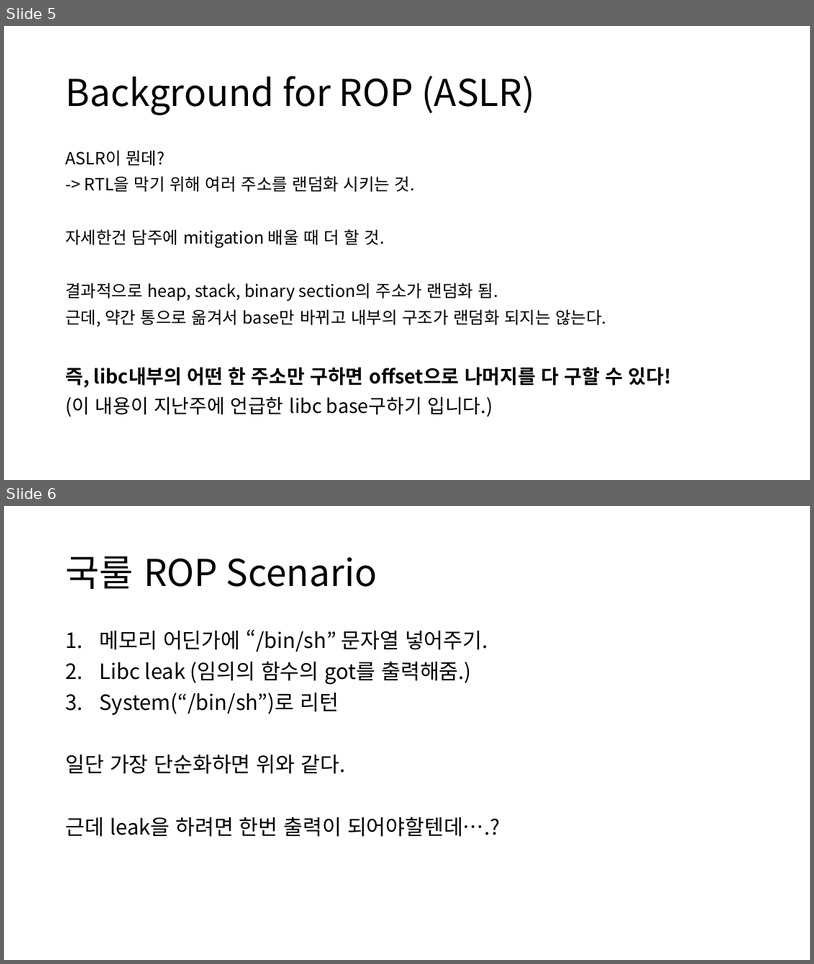
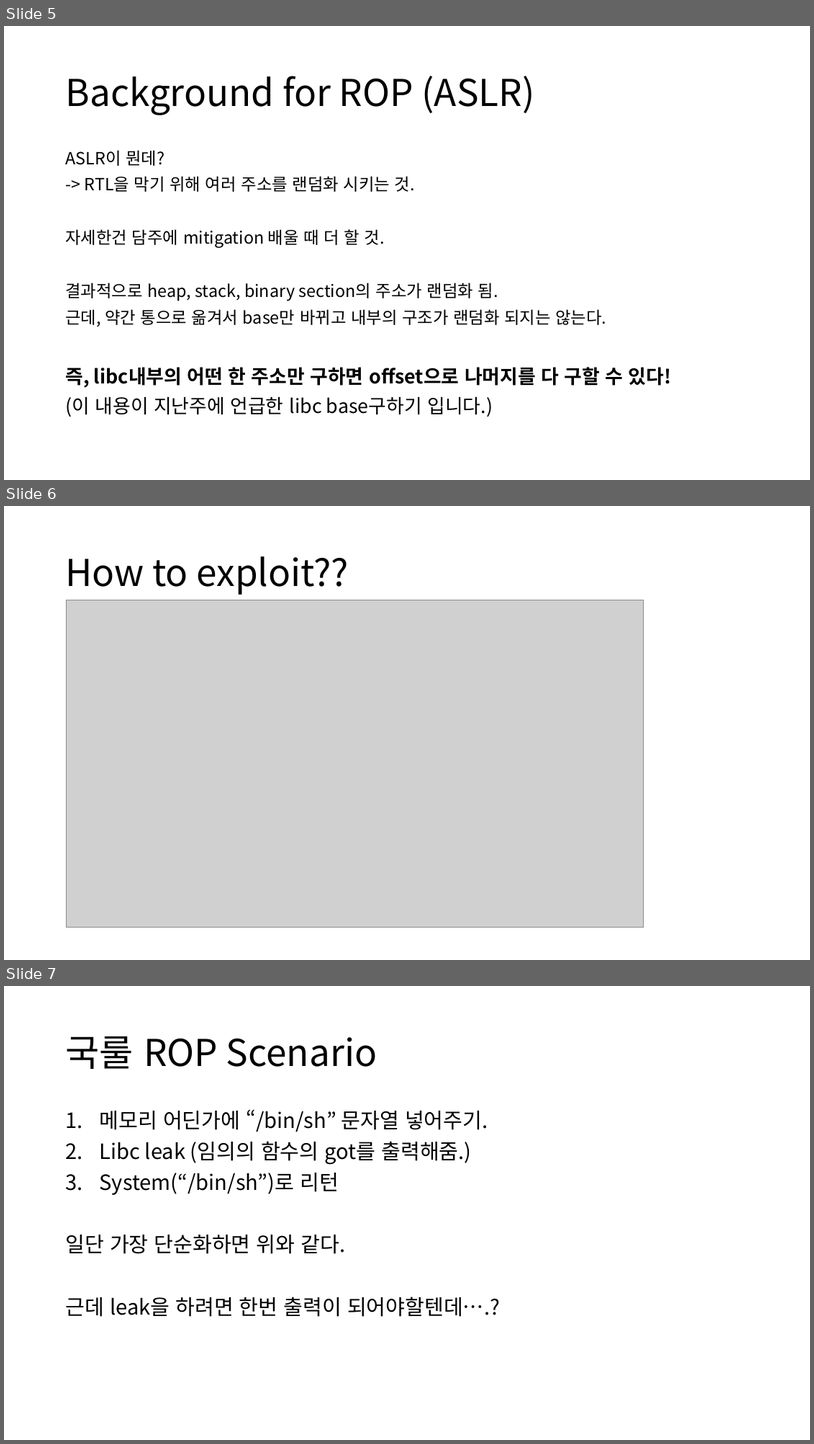
Before and after one commit to more-kohii/Cykor_seminar, a slide deck: ROP_FSB.pptx. Shown one above the other, each under a label of ours: slides 5 and 6 before the commit, slides 5, 6 and 7 after it. The pictures are 814x964 and 814x1444 pixels, drawn with LibreOffice and Linux fonts; fonts in the diff are those of the drawing; grey boxes stand for pictures. Boxes give left, top, right and bottom in pixels: in the first picture for what was removed or moved away, otherwise in the second. Text is boxed around its words. In the diff, an @@ line names an element or a change of style, - is before the commit and + after.

Commit message:
ppt: fin

```diff
--- a/ROP_FSB.pptx
+++ b/ROP_FSB.pptx
@@ slide 6 added at [4, 506, 810, 960], background #FFFFFF @@
@@ title added at [65, 556, 349, 595], 44 pt, text #000000 @@
+How to exploit??
@@ picture added at [66, 600, 644, 927] @@
@@ what was slide 6 is now slide 7 @@
```
